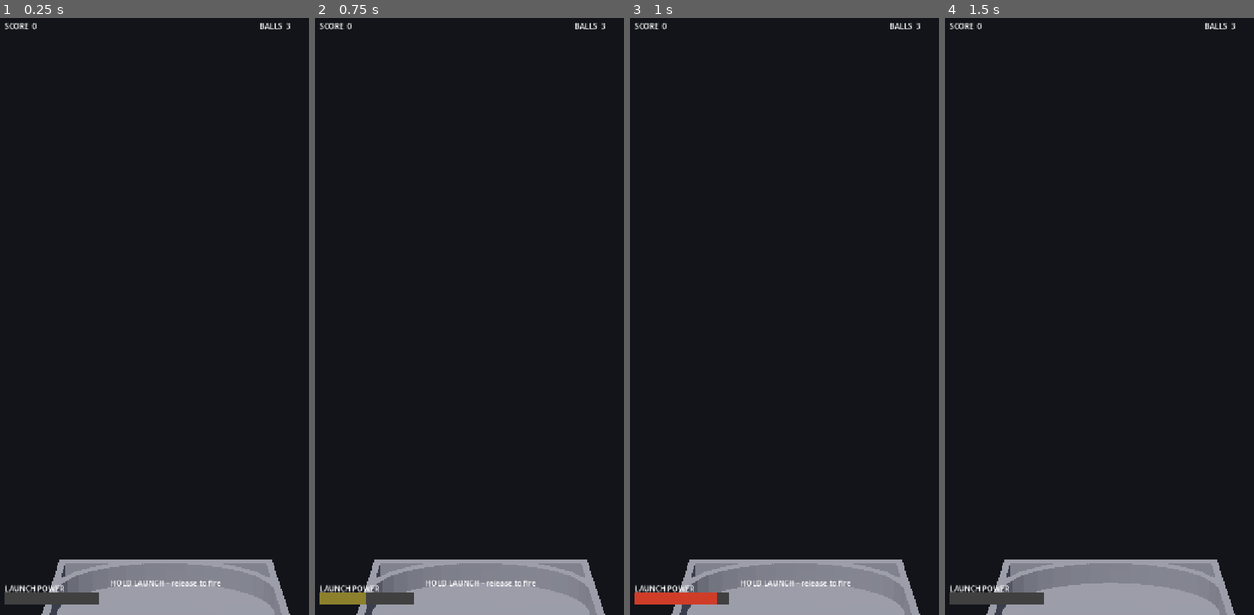
Above: before the commit, frames 1-4 (left to right).
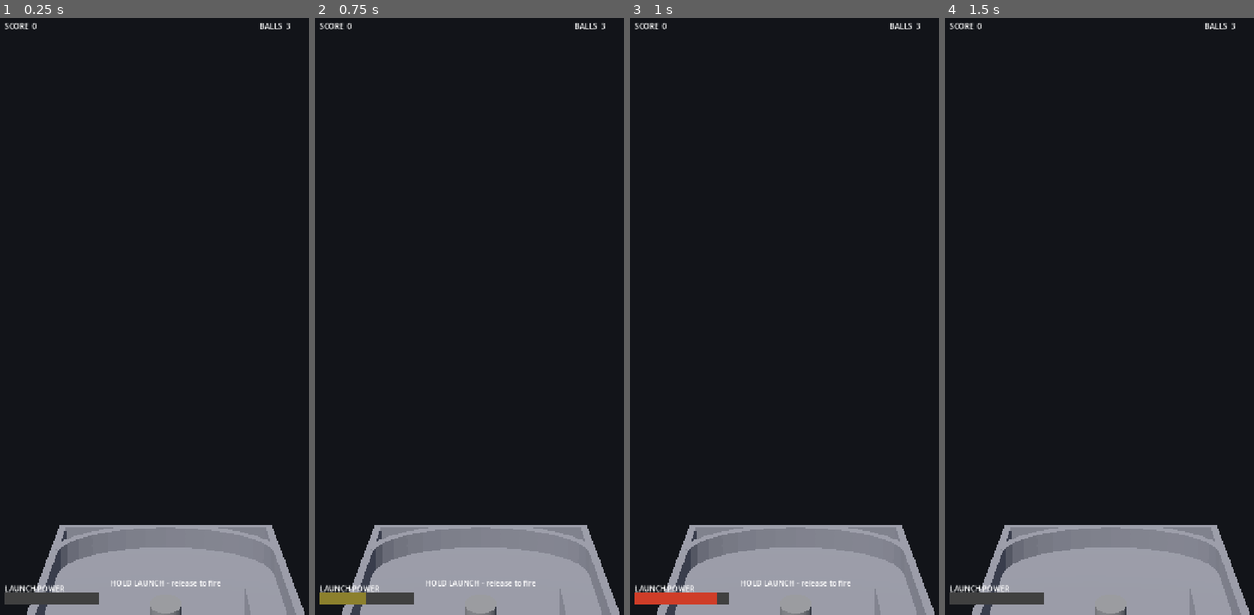
Above: after the commit, the same moments.

Repository: Synthetic-Virus/pinball-game
Game: Godot game, scene res://scenes/Table.tscn
Two runs of this game, one before a commit and one after it. Both use one fixed random seed, a clock stepped at 60 frames per second and the inputs below.
Inputs (mouse positions are in pixels of both pictures, inside the frame that each line leads up to):
- Up to frame 1 (0.25 s): no input
- Up to frame 2 (0.75 s): tap Enter at 0.5 s; move the mouse to (556, 286) at 0.52 s; hold D (right_flipper) from 0.53 s (still down); hold Space (launch) from 0.53 s (still down); click (556, 286) at 0.67 s
- Up to frame 3 (1 s): keep holding D (right_flipper); keep holding Space (launch)
- Up to frame 4 (1.5 s): release D (right_flipper) at 1.25 s; release Space (launch) at 1.25 s; drag from (1043, 346) to (1093, 435) at 1.27 s

The runs differ from the first frame. In frame 1, 7.5% of the frame differs, in the area x 8-99%, y 84-100%; in frame 2, 7.5%; in frame 3, 7.5%; in frame 4, 7.6%.

Commit message:
fix: frame the camera on the table + add render-contract tests + viz tool
Camera framing: the prior values aimed the FOV cone above the table (table rendered
crammed at the bottom of the frame). Retune to pos (0,30,44) look_at (0,-7,2) fov 54
so the cone centers on the tilted playfield (verified offline via tools/table_viz.py,
not by guessing).

tools/table_viz.py: renders a synthetic top-down + side view of the table straight
from TableConfig positions (no Godot, no GPU). It is how we verify layout and camera
framing on the thin client, and a basis for automated geometry checks.

tests/test_scene_structure.gd: headless GUT 'render contract' tests - assert the Table
scene builds a CURRENT Camera3D, a light, a WorldEnvironment, and a visible
MeshInstance3D on the ball. This is the gate the camera-less build would have failed;
the game is now tested like a web app asserts its required DOM exists.

Co-Authored-By: Claude Opus 4.8 <noreply@anthropic.com>

Diff:
--- a/scripts/table.gd
+++ b/scripts/table.gd
@@ -88,9 +88,9 @@
 ## the demo, since framing cannot be previewed on the thin-client laptop (verify on the web demo).
 func _build_presentation() -> void:
 	# Tunables - adjust framing/feel after viewing the deployed web demo.
-	const CAMERA_POS: Vector3 = Vector3(0.0, 34.0, 50.0)
-	const CAMERA_LOOK_AT: Vector3 = Vector3(0.0, 0.0, -3.0)
-	const CAMERA_FOV: float = 50.0
+	const CAMERA_POS: Vector3 = Vector3(0.0, 30.0, 44.0)
+	const CAMERA_LOOK_AT: Vector3 = Vector3(0.0, -7.0, 2.0)
+	const CAMERA_FOV: float = 54.0
 	const LIGHT_EULER_DEG: Vector3 = Vector3(-50.0, -20.0, 0.0)
 
 	# Environment: dark background plus ambient fill so the neutral gray boxes are legible even on the
--- /dev/null
+++ b/tests/test_scene_structure.gd
@@ -0,0 +1,51 @@
+extends GutTest
+## RENDER-CONTRACT structure tests - the game's analog of a web app asserting its required
+## DOM nodes exist. Headless GUT cannot see pixels, so instead of eyeballing we instantiate the
+## REAL Table scene and assert it BUILDS the parts that make it viewable: a CURRENT Camera3D, a
+## light, an environment, and a visible MeshInstance3D on the ball. This is the gate the original
+## camera-less "empty gray table" build would have FAILED. See game-testing-strategy.
+
+const TableScene := preload("res://scenes/Table.tscn")
+
+var table: Node3D
+
+
+func before_each() -> void:
+	table = TableScene.instantiate()
+	add_child_autofree(table)
+	await wait_frames(2)  # let _ready() build the whole tree
+
+
+## Depth-first search for the first descendant of the given class. Returns null if none.
+func _find(type_name: String, root: Node = null) -> Node:
+	var start: Node = root if root != null else table
+	for child in start.get_children():
+		if child.is_class(type_name):
+			return child
+		var found: Node = _find(type_name, child)
+		if found != null:
+			return found
+	return null
+
+
+func test_builds_a_current_camera() -> void:
+	var cam: Node = _find("Camera3D")
+	assert_not_null(cam, "Table must build a Camera3D, else the viewport renders only the clear color")
+	if cam != null:
+		assert_true((cam as Camera3D).current, "the Camera3D must be current so the viewport uses it")
+
+
+func test_builds_a_light() -> void:
+	assert_not_null(_find("DirectionalLight3D"), "Table must build a light, else meshes are invisible")
+
+
+func test_builds_an_environment() -> void:
+	assert_not_null(_find("WorldEnvironment"), "WorldEnvironment expected for ambient + bg")
+
+
+func test_ball_has_a_visible_mesh() -> void:
+	## A body with a collision shape but no MeshInstance3D is invisible even when lit (Ball.tscn gap).
+	var ball: Node = _find("RigidBody3D")
+	assert_not_null(ball, "expected a ball RigidBody3D in the built scene")
+	if ball != null:
+		assert_not_null(_find("MeshInstance3D", ball), "ball needs a MeshInstance3D to be visible")
Not shown, added: tools/table_viz.py
